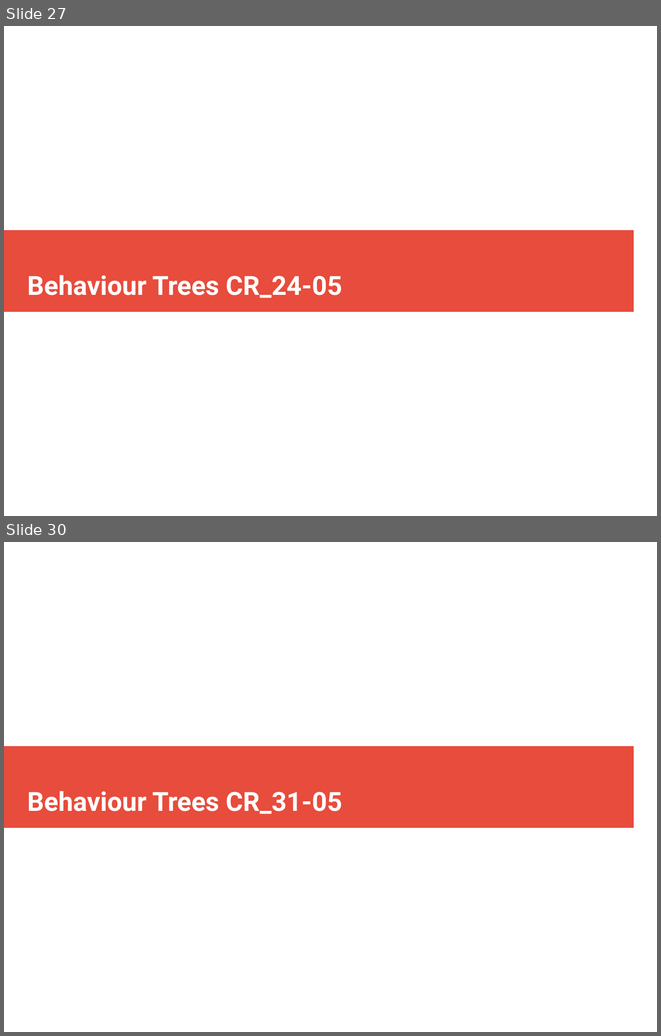
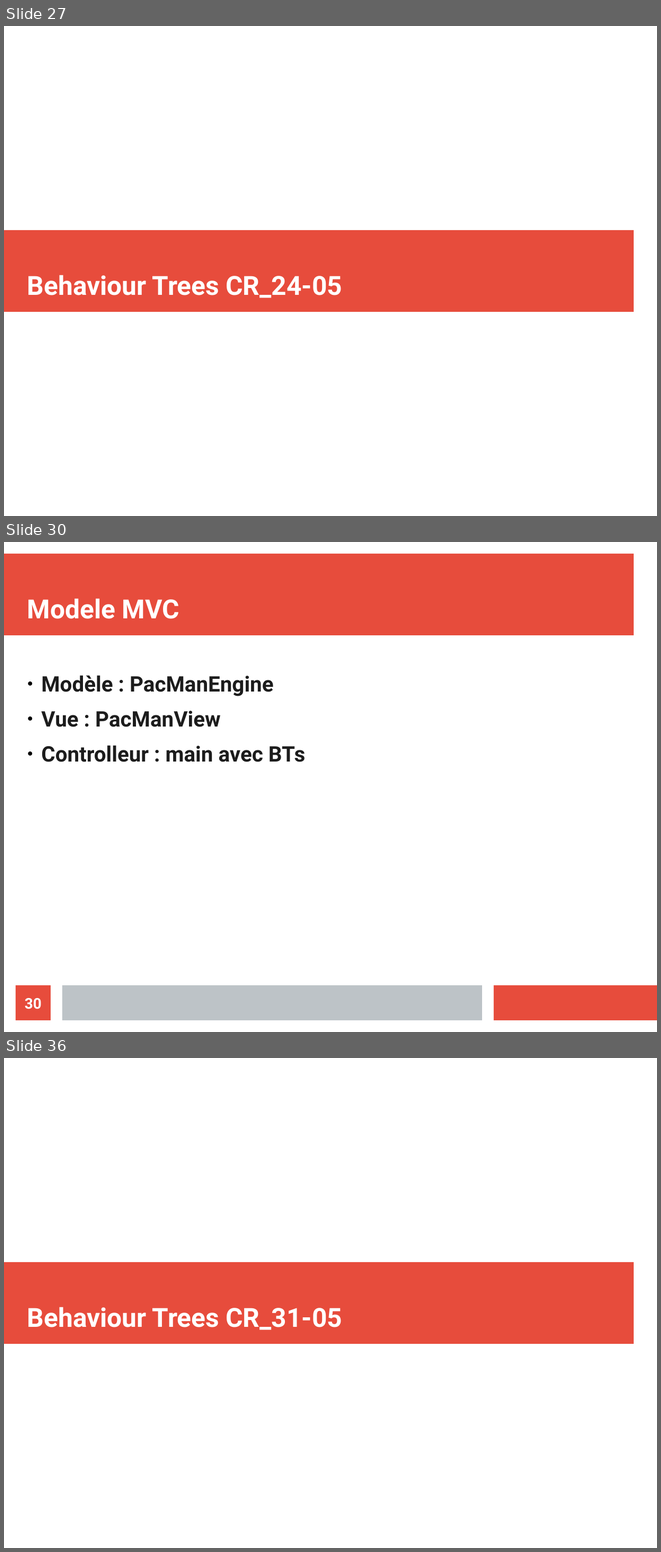
Before and after one commit to ValentinLebouvier/TAL2019, a slide deck: Comptes Rendus/CR.odp. Shown one above the other, each under a label of ours: slides 27 and 30 before the commit, slides 27, 30 and 36 after it; the slides between them are not shown. The pictures are 661x1036 and 661x1552 pixels, drawn with LibreOffice and Linux fonts; fonts in the diff are those of the drawing. Boxes give left, top, right and bottom in pixels: in the first picture for what was removed or moved away, otherwise in the second. Text is boxed around its words. In the diff, an @@ line names an element or a change of style, - is before the commit and + after.

```diff
--- a/Comptes Rendus/CR.odp
+++ b/Comptes Rendus/CR.odp
@@ slide 30 added at bbox=[4, 542, 657, 1032], background #FFFFFF @@
@@ rectangle added at bbox=[4, 554, 634, 636], fill #E74C3C @@
@@ title added at bbox=[27, 598, 179, 619], 32 pt, text #FFFFFF, bold @@
+Modele MVC
@@ text added at bbox=[41, 675, 305, 762], 26 pt, text #1C1C1C, bold @@
+● Modèle : PacManEngine
+● Vue : PacManView
+● Controlleur : main avec BTs
@@ page number added at bbox=[16, 985, 51, 1020], fill #E74C3C, 18 pt, text #FFFFFF, bold @@
+30
@@ rectangle added at bbox=[62, 985, 482, 1020], fill #BDC3C7 @@
@@ rectangle added at bbox=[494, 985, 657, 1020], fill #E74C3C @@
@@ what was slide 30 is now slide 36 @@
```
Also in this commit, not shown: 4 slides changed, 5 other slides added, 11 other files.
